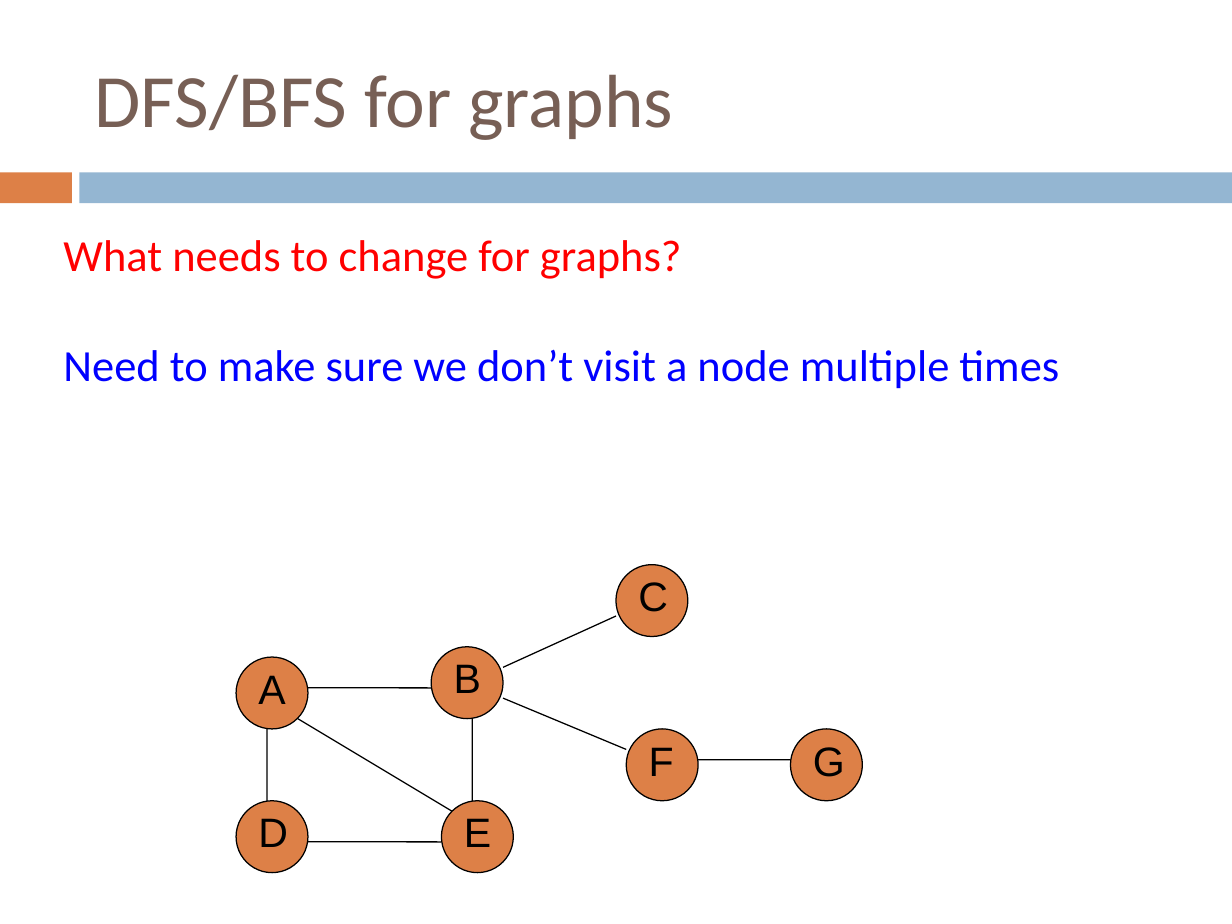
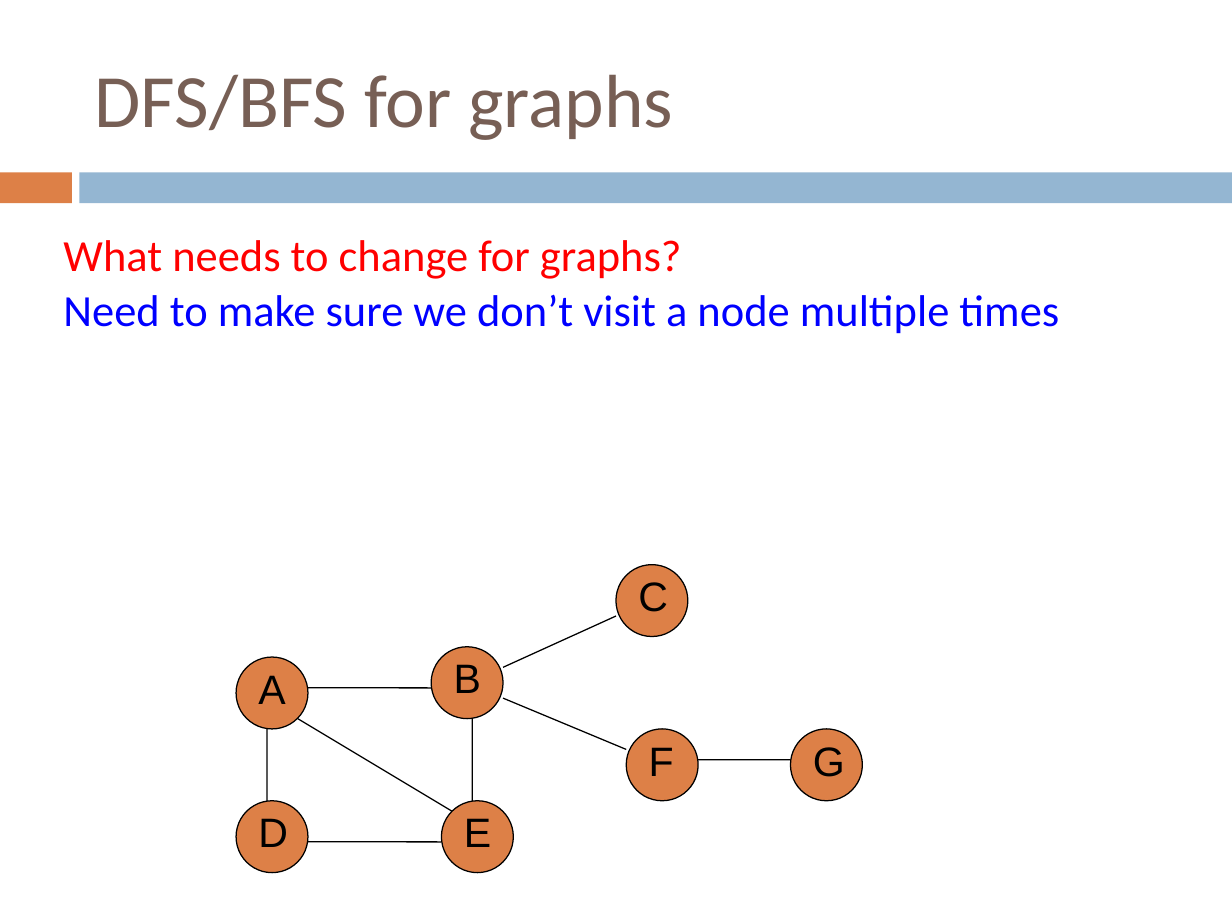
Before and after one commit to Collins-kariuk/Algorithms, a slide deck: slide 66 of Lectures/Lecture 17_Graphs.pptx. Drawn at 1232x924 pixels with LibreOffice and Linux fonts; fonts in the diff are those of the drawing. Boxes give left, top, right and bottom in pixels: in the first picture for what was removed or moved away, otherwise in the second. Text is boxed around its words. In the diff, an @@ line names an element or a change of style, - is before the commit and + after.

Commit message:
Review graph algorithms material

```diff
--- a/Lectures/Lecture 17_Graphs.pptx
+++ b/Lectures/Lecture 17_Graphs.pptx
@@ text "What needs to change for ..." rewrapped from [63, 240, 1059, 389] to [63, 240, 1059, 334] @@
```
Also in this commit, not shown: 3 other files.
